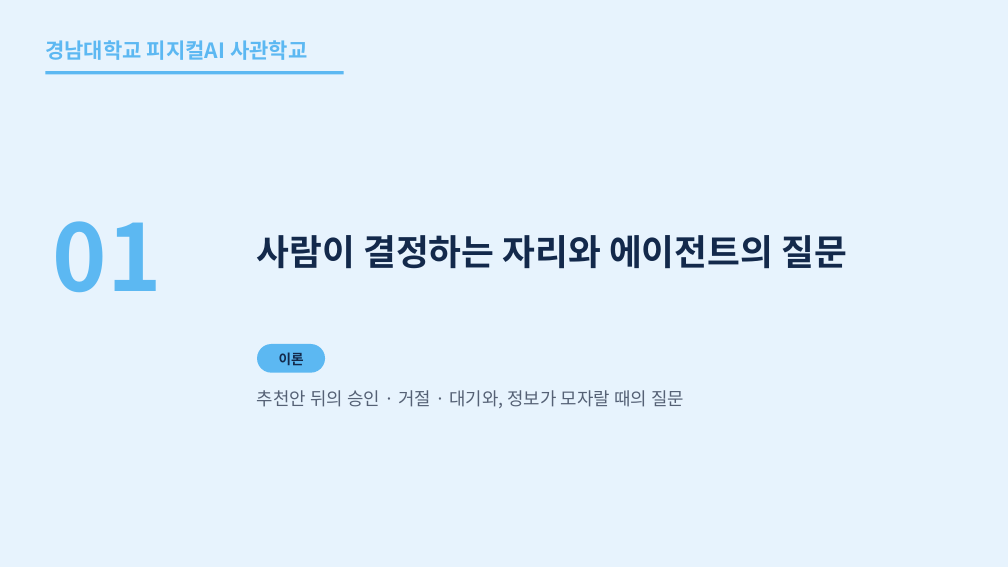
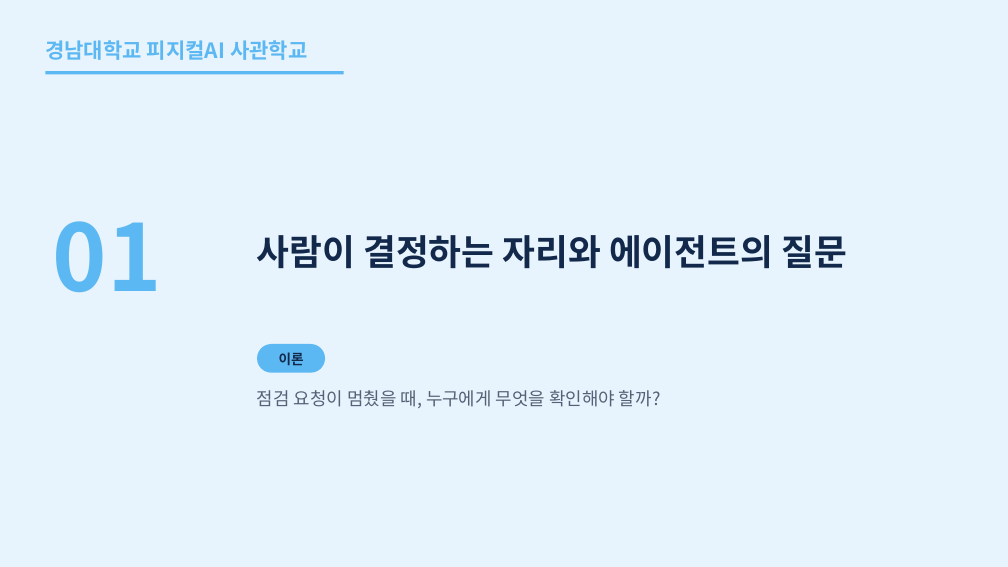
Before and after one commit to uengine-oss/hyd-iot-edu, a slide deck: slide 4 of workspace/강의제작/산출물/통합반/이론_오프라인/07회차/통합반_오프라인_07회차.pptx. Drawn at 1008x567 pixels with LibreOffice and Linux fonts; fonts in the diff are those of the drawing. Boxes give left, top, right and bottom in pixels: in the first picture for what was removed or moved away, otherwise in the second. Text is boxed around its words. In the diff, an @@ line names an element or a change of style, - is before the commit and + after.

Commit message:
통합반 현장 7회차 1~9장 승인 역할·결정 근거와 현장 질문을 확정

```diff
--- a/workspace/강의제작/산출물/통합반/이론_오프라인/07회차/통합반_오프라인_07회차.pptx
+++ b/workspace/강의제작/산출물/통합반/이론_오프라인/07회차/통합반_오프라인_07회차.pptx
@@ text at [257,390,661,408]: text changed @@
-추천안 뒤의 승인 · 거절 · 대기와, 정보가 모자랄 때의 질문
+점검 요청이 멈췄을 때, 누구에게 무엇을 확인해야 할까?
```
Also in this commit, not shown: 5 other slides changed, 3 slides added, 3 slides removed, 11 other files.
